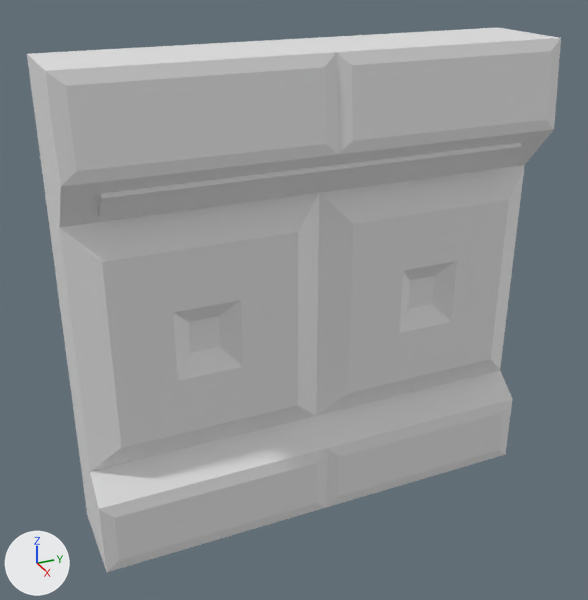
Renders of the Blender file Tohet/Assets/Models/Wall2.blend from each side of a commit.
Rendered twice from a camera (50 mm lens) standing at (4.38, -2.04, 2.1) and looking at (0.09, -0.11, -0.04). The axes (+X, +Y, +Z) are drawn at lower left. The lights are the same throughout.

Names of what the first picture shows: 'Cube', 'Light'.
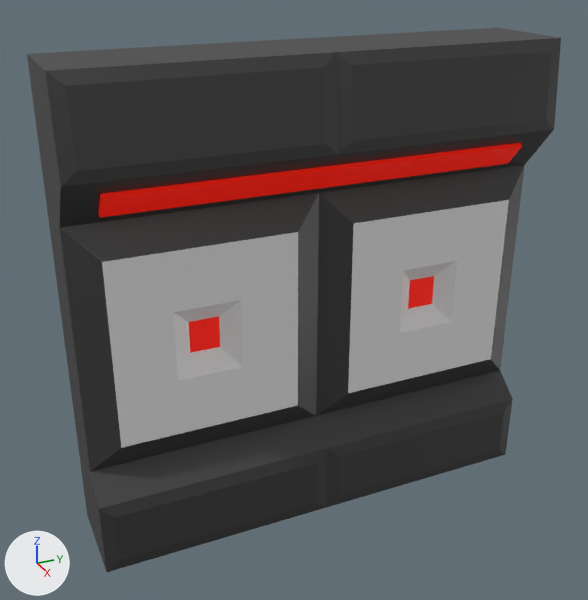
Where the change shows, as pixel boxes (x1, y1, x2, y2) in the pictures (588 x 600 px):
'Light', recoloured (grey to red): (98, 143, 522, 218) in both
part 1 of me_cube_001, recoloured: (45, 38, 561, 572) in both
part 2 of me_cube_001, recoloured (white to grey): (27, 28, 559, 569) in both
part 3 of me_cube_001, recoloured (grey to red): (189, 276, 434, 353) in both

Diff of the bpy script that builds the scene:
```diff
--- a/Tohet/Assets/Models/Wall2.blend.py
+++ b/Tohet/Assets/Models/Wall2.blend.py
@@ mat_glowing @@
+mat_glowing = principled_material('Glowing')
+mat_glowing.base_color = (0.8, 0.00127, 0.0)  # red #e70400
+mat_glowing.emission_color = (0.268, 0.00442, 0.0)  # red #8d0e00
+mat_glowing.emission_strength = 1.0
@@ mat_black @@
+mat_black = principled_material('Black')
+mat_black.base_color = (0.0741, 0.0741, 0.0741)  # dark grey #4d4d4d
+mat_black.metallic = 0.554
+mat_black.specular_ior_level = 0.564
@@ mat_white @@
+mat_white = principled_material('White')
+mat_white.base_color = (0.8, 0.8, 0.8)  # white #e7e7e7
@@ me_cube_001 @@
 me_cube_001.from_pydata(...)  # 76 vertices, 74 faces; spans x -1.5..3.24, y -1.5..1.5, z -1.5..1.5
 # used by ob_cube; location = (0.0, 0.0, 0.0); scale = (0.14, 1.0, 1.0)
+# me_cube_001 part 1: 32 of the faces centred in x 1.86..3.2, y -1.46..1.46, z -1.46..1.47 switch from no material to mat_black (dark grey #4d4d4d)
+# me_cube_001 part 2: 14 of the faces centred in x 0.0..0.75, y -1.5..1.5, z -1.5..1.5 switch from no material to mat_black (dark grey #4d4d4d)
+# me_cube_001 part 3: all 2 faces centred in x 1.63, y -0.75..0.75, z -0.09 switch from no material to mat_glowing (red #e70400)
+me_cube_001.materials.append(mat_white)  # white #e7e7e7
@@ me_cube_002 @@
 me_cube_002.from_pydata(...)  # 8 vertices, 6 faces; spans x -1.5..1.5, y -1.5..1.5, z -1.5..1.5
+me_cube_002.materials.append(mat_glowing)  # red #e70400
```
